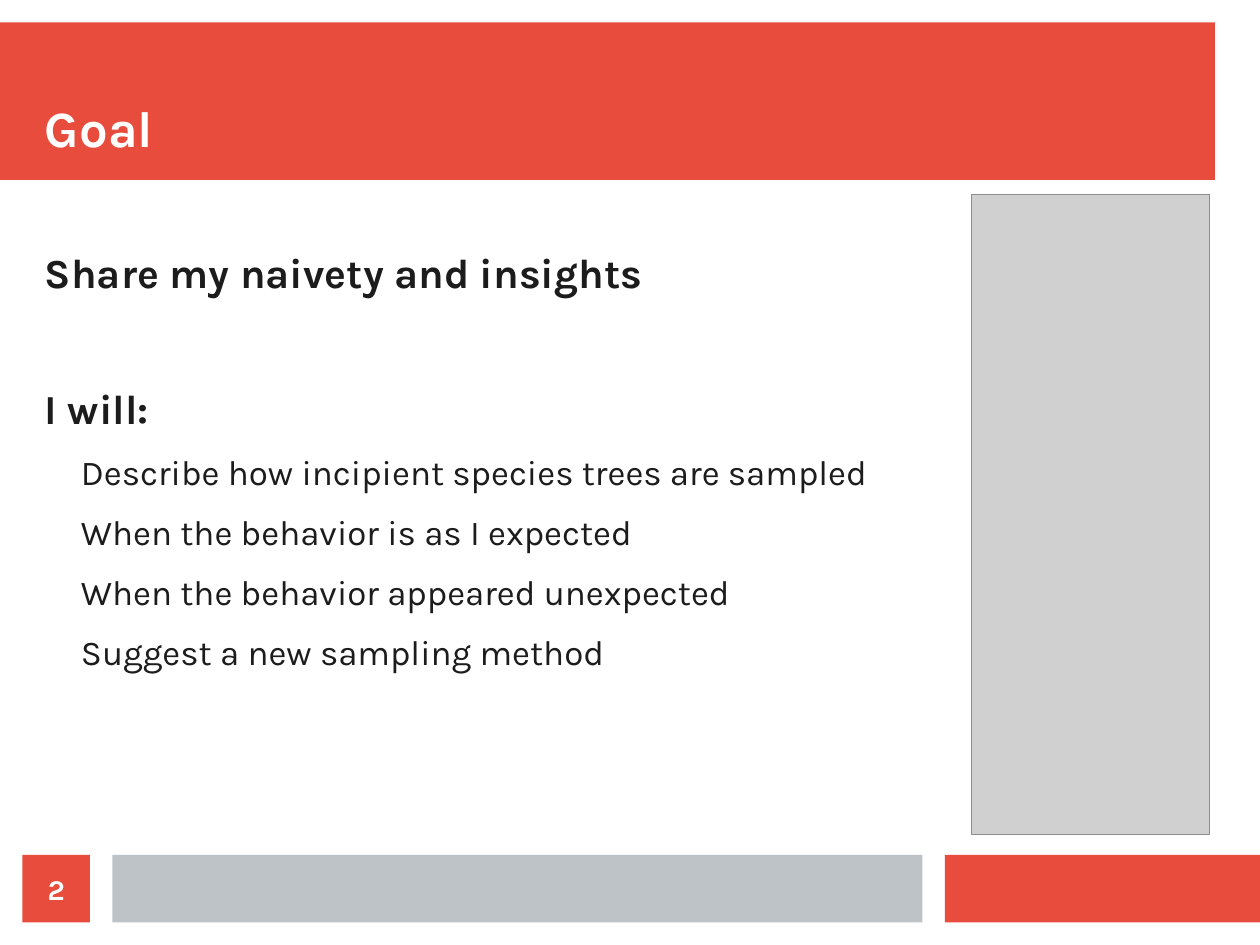
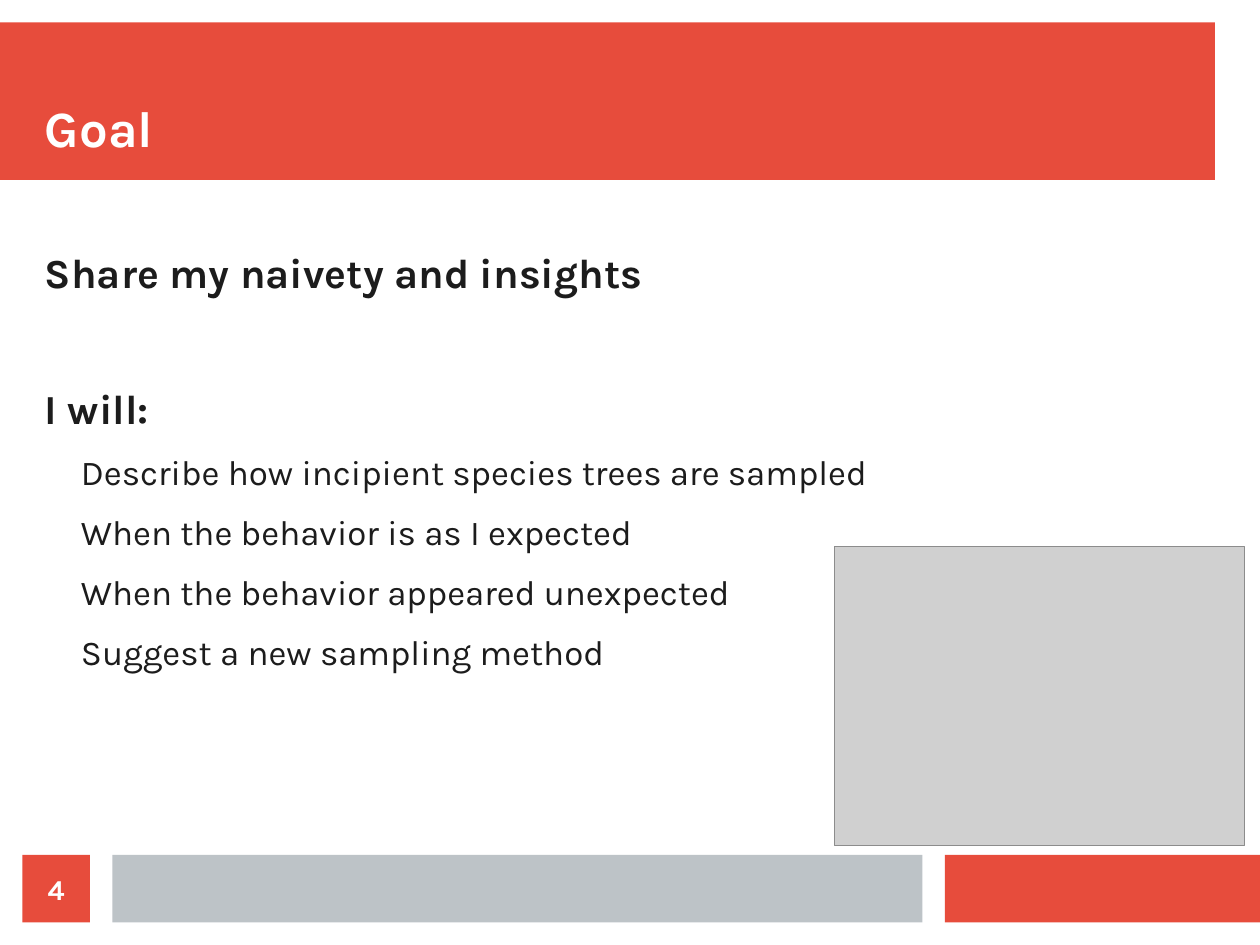
Before and after one commit to richelbilderbeek/Science, a slide deck: slide 4 of Bilderbeek20180502TeceMeeting/20180502Sampling.odp (slide 2 before the commit). Drawn at 1260x945 pixels with LibreOffice and Linux fonts; fonts in the diff are those of the drawing; grey boxes stand for pictures. Boxes give left, top, right and bottom in pixels: in the first picture for what was removed or moved away, otherwise in the second. Text is boxed around its words. In the diff, an @@ line names an element or a change of style, - is before the commit and + after.

```diff
--- a/Bilderbeek20180502TeceMeeting/20180502Sampling.odp
+++ b/Bilderbeek20180502TeceMeeting/20180502Sampling.odp
@@ picture resized from (x1=972, y1=194, x2=1211, y2=835) to (x1=835, y1=547, x2=1245, y2=846) @@
@@ page number at (x1=48, y1=881, x2=65, y2=900): text changed @@
-2
+4
```
Also in this commit, not shown: 9 other slides changed, 3 slides added, 1 slide removed, 4 other files.
